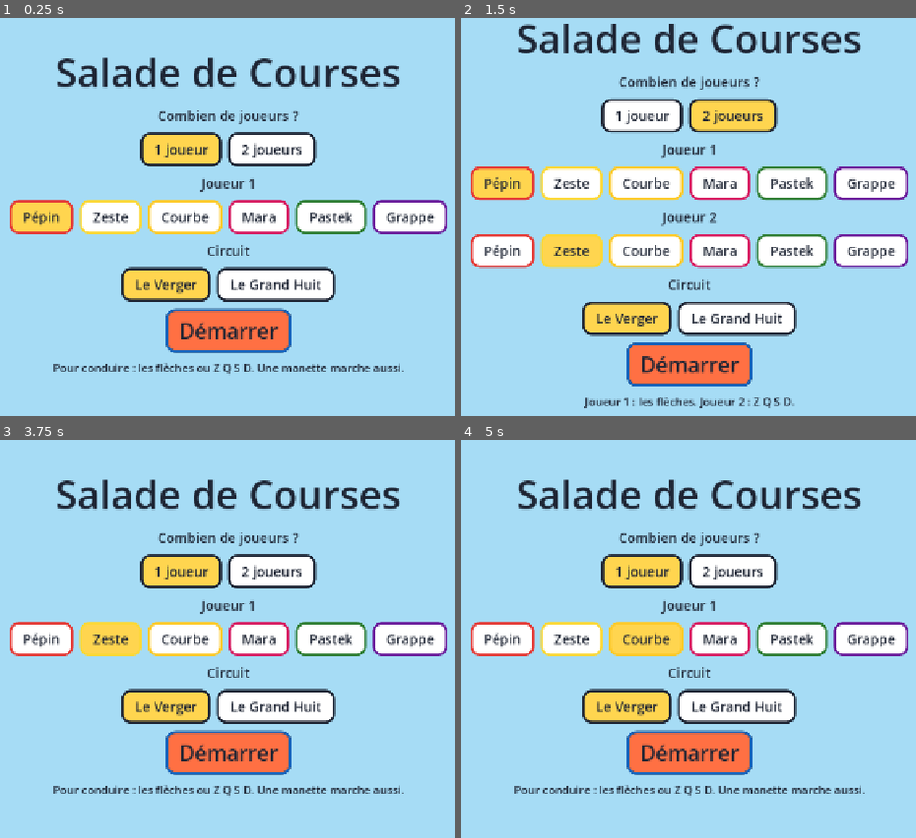
Above: before the commit, frames 1-4 (two rows, left to right).
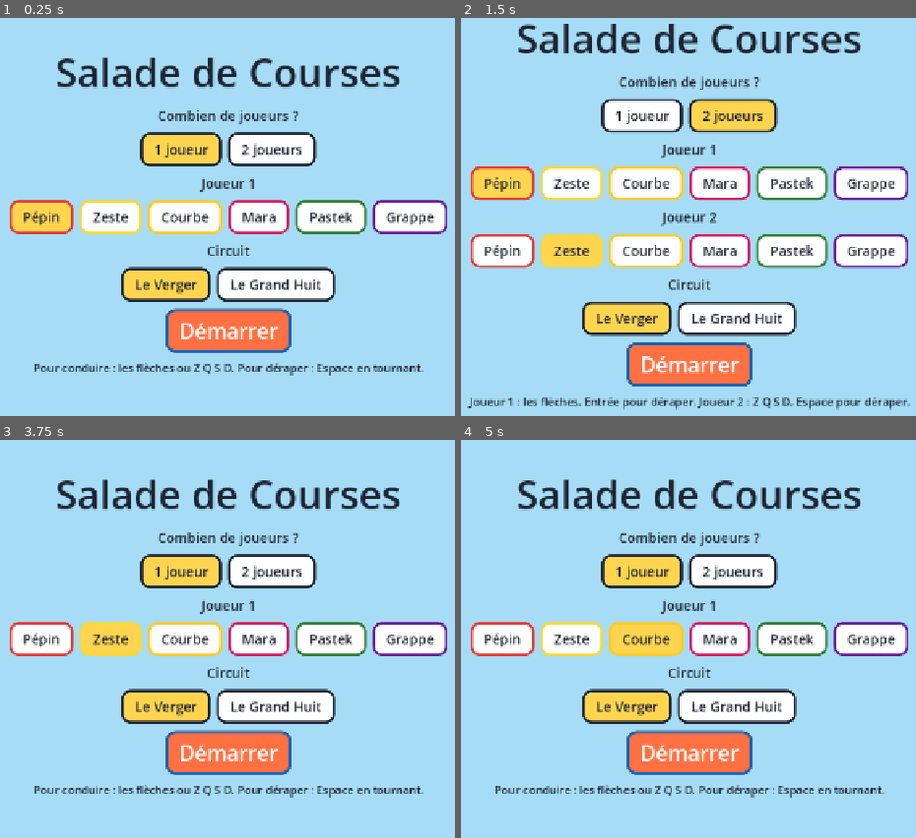
Above: after the commit, the same moments.

Repository: mariusortiz/salade-de-courses
Game: Godot game, scene res://main.tscn
Same seed, same stepped clock (60 frames per second), same inputs: the game is played once before the commit and once after it.
Inputs:
- Up to frame 1 (0.25 s): no input
- Up to frame 2 (1.5 s): click "1 joueur" at 0.5 s; click "2 joueurs" at 1.25 s
- Up to frame 3 (3.75 s): click "1 joueur" at 2 s; click "Pépin" at 2.75 s; click "Zeste" at 3.5 s
- Up to frame 4 (5 s): click "Courbe" at 4.25 s

The runs differ from the first frame. In frame 1, 1.5% of the frame differs, in the area x 7-94%, y 76-90%; in frame 2, 1.6%, in the area x 1-99%, y 84-99%; in frame 3, 1.5%; in frame 4, 1.5%.

Commit message:
Ajoute le dérapage avec turbo et la mise en ligne pour le navigateur
Tenir le bouton de dérapage en tournant met le kart en travers ; relâcher après
assez de temps donne un petit ou un grand turbo. publier.sh exporte le jeu et
l'envoie sur GitHub Pages.

Co-Authored-By: Claude <noreply@anthropic.com>

Diff:
--- a/donnees/reglages.gd
+++ b/donnees/reglages.gd
@@ -14,6 +14,12 @@
 const TURBO_DUREE := 1.5      # en secondes
 const NIVEAU_ORDIS := 0.9     # vitesse des karts de l'ordinateur (1 = aussi rapides que toi)
 
+# Le dérapage
+const DERAPAGE_GLISSE := 0.35       # petit = le kart glisse beaucoup en dérapage
+const DERAPAGE_PETIT_TURBO := 0.8   # secondes de dérapage pour gagner un petit turbo
+const DERAPAGE_GRAND_TURBO := 1.8   # secondes de dérapage pour gagner un grand turbo
+const COULEUR_ETINCELLES := ["#ffffff", "#ffd54f", "#ff4081"]  # au début, petit turbo, grand turbo
+
 # Le décor
 const HAUTEUR_BARRIERES := 0.9
 const NOMBRE_ARBRES := 60
--- a/jeu/course.gd
+++ b/jeu/course.gd
@@ -17,6 +17,7 @@
 var fin := -1.0
 var annoncee := false
 var demo := false   # true = l'ordinateur conduit aussi les karts des joueurs
+var scenario := Callable()  # pour les essais : remplace le clavier du joueur 1
 
 
 func demarrer(circuit: Dictionary, humains: Array) -> void:
@@ -115,6 +116,17 @@
 	return Vector2(clampf(volant, -1.0, 1.0), clampf(gaz, -1.0, 1.0))
 
 
+# Le bouton de dérapage. Seul : Espace ou Maj. À deux : Entrée pour le joueur 1, Espace pour le joueur 2.
+func _derape(joueur: int) -> bool:
+	var touches: Array = [KEY_SPACE, KEY_SHIFT]
+	if vues.size() > 1:
+		touches = [KEY_ENTER] if joueur == 0 else [KEY_SPACE]
+	for t in touches:
+		if Input.is_physical_key_pressed(t):
+			return true
+	return Input.is_joy_button_pressed(joueur, JOY_BUTTON_RIGHT_SHOULDER) or Input.is_joy_button_pressed(joueur, JOY_BUTTON_X)
+
+
 # ── Le déroulement ───────────────────────────────────────────
 
 func _physics_process(dt: float) -> void:
@@ -123,6 +135,11 @@
 		return
 	for i in vues.size():
 		vues[i]["kart"].commande = _lire(i)
+		vues[i]["kart"].bouton_derapage = _derape(i)
+	if scenario.is_valid():
+		var ordres: Array = scenario.call(temps)
+		vues[0]["kart"].commande = ordres[0]
+		vues[0]["kart"].bouton_derapage = ordres[1]
 	var but: float = piste.longueur * piste.tours
 	for kart in karts:
 		kart.actif = true
--- a/jeu/kart.gd
+++ b/jeu/kart.gd
@@ -13,6 +13,7 @@
 var auto := true          # true = conduit par l'ordinateur
 var actif := false        # false pendant le compte à rebours
 var commande := Vector2.ZERO  # x = volant (-1 gauche, 1 droite), y = gaz (-1 à 1)
+var bouton_derapage := false
 
 var vmax := 30.0
 var acceleration := 20.0
@@ -26,6 +27,12 @@
 var au_sol := false
 var normale := Vector3.UP # l'inclinaison du sol sous le kart
 var penche := 0.0
+
+var derapage := 0.0       # 0 = non, -1 = dérapage à gauche, 1 = à droite
+var charge := 0.0         # depuis combien de secondes on dérape
+var travers := 0.0        # l'angle du kart mis en travers
+var etincelles: Array = []
+var lueur := StandardMaterial3D.new()
 
 var position_piste := 0.0 # où est le kart sur le tour, en mètres depuis le départ
 var distance := 0.0       # distance totale parcourue depuis la ligne de départ
@@ -67,8 +74,23 @@
 	boule.continuous_cd = true
 	add_child(boule)
 
-	visuel = Fruit.creer(pilote)
+	visuel = Node3D.new()
+	visuel.add_child(Fruit.creer(pilote))
 	add_child(visuel)
+
+	# Les étincelles du dérapage, sous les roues arrière.
+	lueur.shading_mode = BaseMaterial3D.SHADING_MODE_UNSHADED
+	var etincelle := SphereMesh.new()
+	etincelle.radius = 0.22
+	etincelle.height = 0.44
+	for x in [-0.8, 0.8]:
+		var m := MeshInstance3D.new()
+		m.mesh = etincelle
+		m.material_override = lueur
+		m.position = Vector3(x, 0.15, 1.15)
+		m.visible = false
+		visuel.add_child(m)
+		etincelles.append(m)
 
 
 # Pose le kart sur la piste, à une distance du départ et décalé sur le côté.
@@ -122,6 +144,30 @@
 			turbo = R.TURBO_DUREE
 	turbo = maxf(0.0, turbo - dt)
 
+	# Le dérapage : on appuie sur le bouton en tournant, le kart se met en travers.
+	# Plus on tient longtemps, plus le turbo est fort quand on relâche.
+	var bouton := actif and not auto and bouton_derapage
+	if derapage == 0.0:
+		if bouton and au_sol and absf(volant) > 0.3 and vitesse > vmax * 0.5:
+			derapage = signf(volant)
+			charge = 0.0
+	elif not bouton or vitesse < vmax * 0.3:
+		if not bouton and charge >= R.DERAPAGE_GRAND_TURBO:
+			turbo = R.TURBO_DUREE
+		elif not bouton and charge >= R.DERAPAGE_PETIT_TURBO:
+			turbo = R.TURBO_DUREE * 0.5
+		derapage = 0.0
+	elif au_sol:
+		charge += dt
+	if derapage != 0.0:
+		volant = derapage * 0.6 + volant * 0.5  # on tourne toujours du côté du dérapage
+	travers = lerpf(travers, derapage * 0.45, minf(1.0, dt * 8.0))
+	var niveau := 0 if derapage == 0.0 else (2 if charge >= R.DERAPAGE_GRAND_TURBO else (1 if charge >= R.DERAPAGE_PETIT_TURBO else 0))
+	lueur.albedo_color = Color(R.COULEUR_ETINCELLES[niveau])
+	for e in etincelles:
+		e.visible = derapage != 0.0
+		e.scale = Vector3.ONE * (0.6 + 0.4 * niveau + 0.15 * sin(charge * 40.0))
+
 	# La vitesse. On ne change que la vitesse vers l'avant : la gravité et les chocs
 	# restent gérés par le moteur physique.
 	var direction := Vector3(-sin(cap), 0, -cos(cap))
@@ -146,7 +192,7 @@
 		if v_avant > limite:
 			v_avant = maxf(limite, v_avant - 30.0 * dt)
 
-		v_cote *= exp(-R.ADHERENCE * dt)
+		v_cote *= exp(-R.ADHERENCE * (R.DERAPAGE_GLISSE if derapage != 0.0 else 1.0) * dt)
 		boule.linear_velocity = avant * v_avant + v_cote + normale * v_haut
 		vitesse = v_avant
 
@@ -179,7 +225,7 @@
 	var direction := Vector3(-sin(cap), 0, -cos(cap))
 	var avant := (direction - normale * direction.dot(normale)).normalized()
 	var droite := avant.cross(normale).normalized()
-	var base := Basis(droite, normale, -avant).rotated(avant, -penche)
+	var base := Basis(droite, normale, -avant).rotated(avant, -penche).rotated(normale, -travers)
 	visuel.global_transform = Transform3D(base, boule.global_position - normale * RAYON)
 
 
--- a/jeu/main.gd
+++ b/jeu/main.gd
@@ -16,6 +16,8 @@
 # Pour les essais automatiques (voir le README, partie « Vérifier »).
 var essai_circuit := -1
 var capture := ""
+var essai_derapage := ""
+var essai_trace := 0.0
 
 
 func _ready() -> void:
@@ -25,6 +27,8 @@
 			essai_circuit = 0
 		elif option.begins_with("--capture="):
 			capture = option.trim_prefix("--capture=")
+		elif option.begins_with("--essai-derapage="):
+			essai_derapage = option.trim_prefix("--essai-derapage=")
 		elif option.begins_with("--circuit="):
 			choix["circuit"] = int(option.trim_prefix("--circuit="))
 		elif option.begins_with("--joueurs="):
@@ -33,6 +37,16 @@
 		_simuler()
 	elif capture != "":
 		_lancer(true)
+	elif essai_derapage != "":
+		_lancer(false)
+		# Le joueur 1 accélère, dérape à droite de 2 s à 3 s en contre-braquant, puis relâche.
+		course.scenario = func(t: float) -> Array:
+			var volant := 0.0
+			if t >= 2.0 and t < 2.1:
+				volant = 1.0
+			elif t >= 2.1 and t < 3.0:
+				volant = -1.0
+			return [Vector2(volant, 1.0), t >= 2.0 and t < 3.0]
 	else:
 		_montrer_menu()
 
@@ -66,14 +80,14 @@
 	_rangee(colonne, Circuits.CIRCUITS.map(func(c): return c["nom"]), choix["circuit"], func(i): choix["circuit"] = i)
 
 	var demarrer := _bouton("Démarrer", Color("#ff7043"), ENCRE, 34)
-	demarrer.add_theme_color_override("font_color", Color.WHITE)
-	demarrer.add_theme_color_override("font_hover_color", Color.WHITE)
+	for etat in ["font_color", "font_hover_color", "font_pressed_color", "font_focus_color"]:
+		demarrer.add_theme_color_override(etat, Color.WHITE)
 	demarrer.size_flags_horizontal = Control.SIZE_SHRINK_CENTER
 	demarrer.pressed.connect(func(): _lancer(false))
 	colonne.add_child(demarrer)
 	demarrer.grab_focus()
 
-	var aide := "Joueur 1 : les flèches. Joueur 2 : Z Q S D." if choix["joueurs"] == 2 else "Pour conduire : les flèches ou Z Q S D. Une manette marche aussi."
+	var aide := "Joueur 1 : les flèches, Entrée pour déraper. Joueur 2 : Z Q S D, Espace pour déraper." if choix["joueurs"] == 2 else "Pour conduire : les flèches ou Z Q S D. Pour déraper : Espace en tournant."
 	_titre(colonne, aide, 18)
 
 
@@ -183,9 +197,19 @@
 # ── Les essais automatiques ──────────────────────────────────
 
 func _process(_dt: float) -> void:
-	if capture != "" and course != null and course.temps > 4.0:
+	if capture != "" and essai_derapage == "" and course != null and course.temps > 4.0:
 		get_viewport().get_texture().get_image().save_png(capture)
 		get_tree().quit()
+	if essai_derapage != "" and course != null:
+		var kart = course.vues[0]["kart"]
+		if course.temps >= essai_trace:
+			essai_trace += 0.25
+			print("t=%.2f dérapage=%.0f charge=%.2f turbo=%.2f vitesse=%.1f" % [course.temps, kart.derapage, kart.charge, kart.turbo, kart.vitesse])
+		if course.temps > 2.8 and capture == "":
+			capture = "fait"
+			get_viewport().get_texture().get_image().save_png(essai_derapage)
+		if course.temps > 4.0:
+			get_tree().quit()
 
 
 # Fait courir les ordinateurs seuls sur chaque circuit et écrit le résultat.
Not shown, added: export_presets.cfg
Not shown, added: publier.sh
